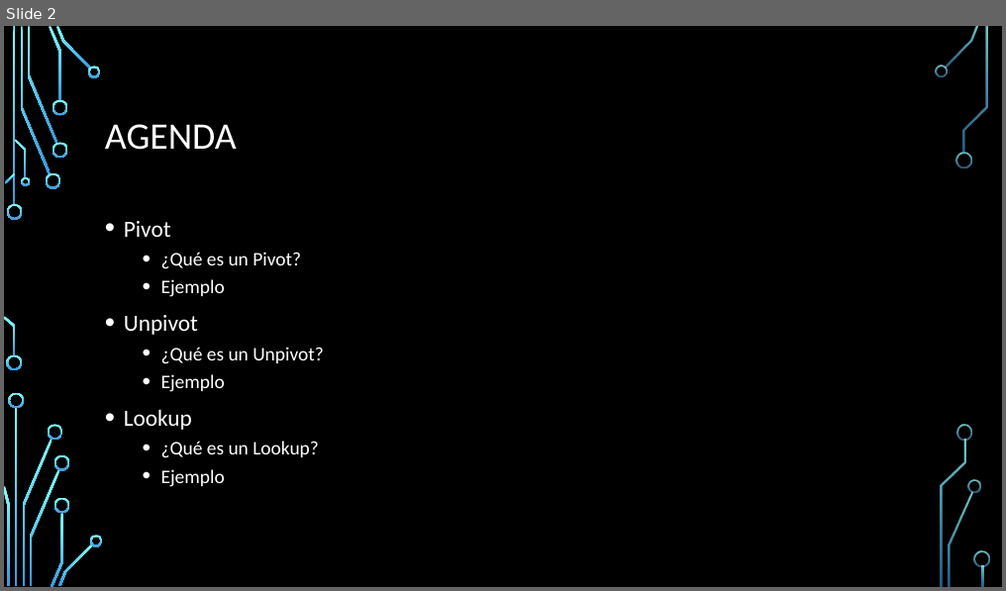
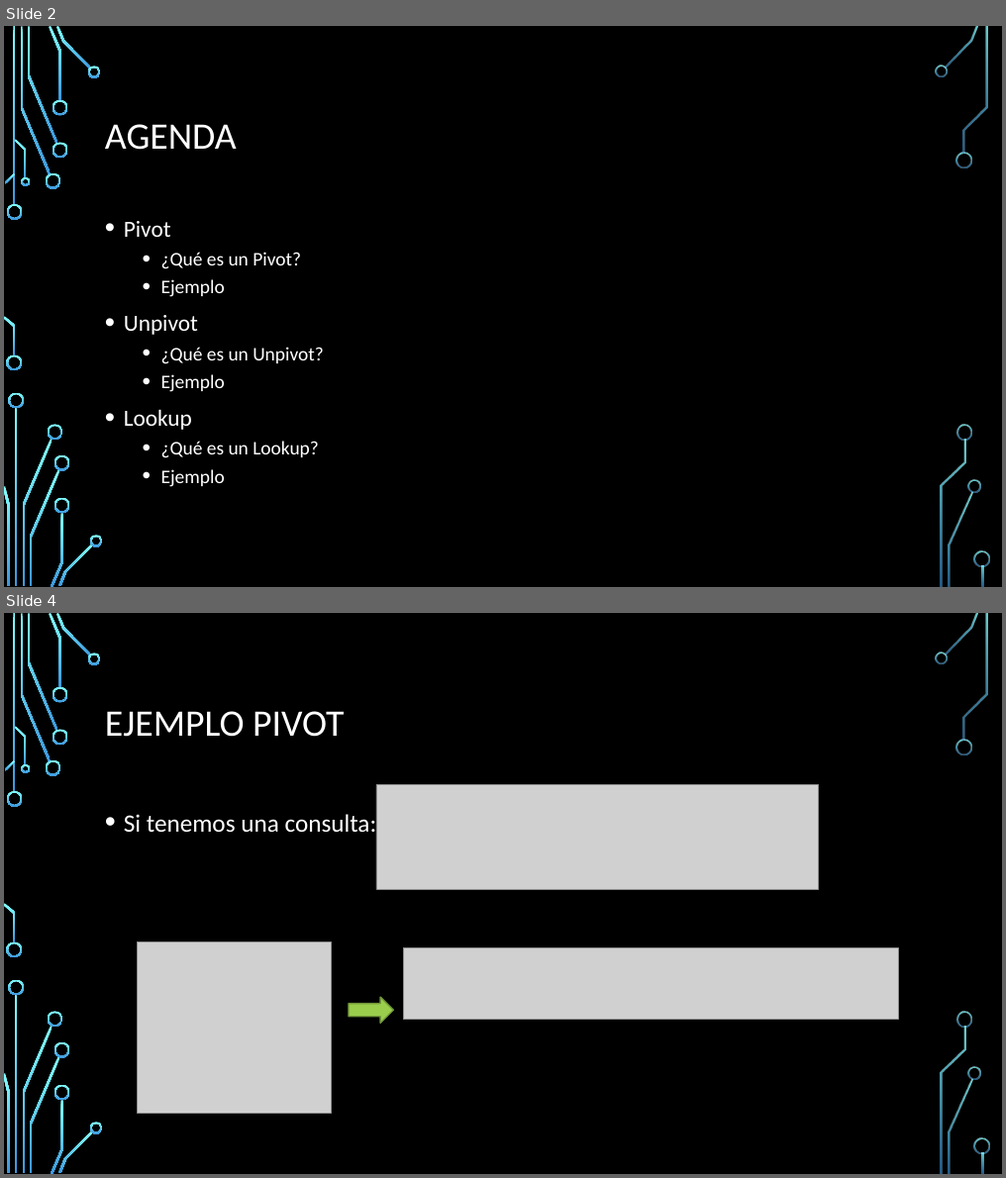
Before and after one commit to ZiraelS/Presentacion_Pivot_Unpivot_Lookup, a slide deck: PIVOT-UNPIVOT-LOOKUP.pptx. Shown one above the other, each under a label of ours: slide 2 before the commit, slides 2 and 4 after it; the slides between them are not shown. The pictures are 1006x591 and 1006x1178 pixels, drawn with LibreOffice and Linux fonts; fonts in the diff are those of the drawing; grey boxes stand for pictures; background and template pictures are left out. Boxes give left, top, right and bottom in pixels: in the first picture for what was removed or moved away, otherwise in the second. Text is boxed around its words. In the diff, an @@ line names an element or a change of style, - is before the commit and + after.

```diff
--- a/PIVOT-UNPIVOT-LOOKUP.pptx
+++ b/PIVOT-UNPIVOT-LOOKUP.pptx
@@ slide 4 added at box(4, 613, 1002, 1174), background picture (left out); not listed: 36 template elements that a slide beside it also shows @@
@@ title added at box(105, 711, 344, 737), 36 pt, text #FFFFFF @@
+EJEMPLO PIVOT
@@ picture added at box(376, 784, 819, 889) @@
@@ text added at box(124, 811, 377, 838), 24 pt, text #FFFFFF @@
+• Si tenemos una consulta:
@@ picture added at box(138, 943, 331, 1114) @@
@@ picture added at box(404, 949, 898, 1020) @@
@@ right arrow added at box(349, 997, 393, 1023), fill #9ACD4C, outline #729838 1.25 pt @@
```
Also in this commit, not shown: 3 slides changed, 3 other files.
